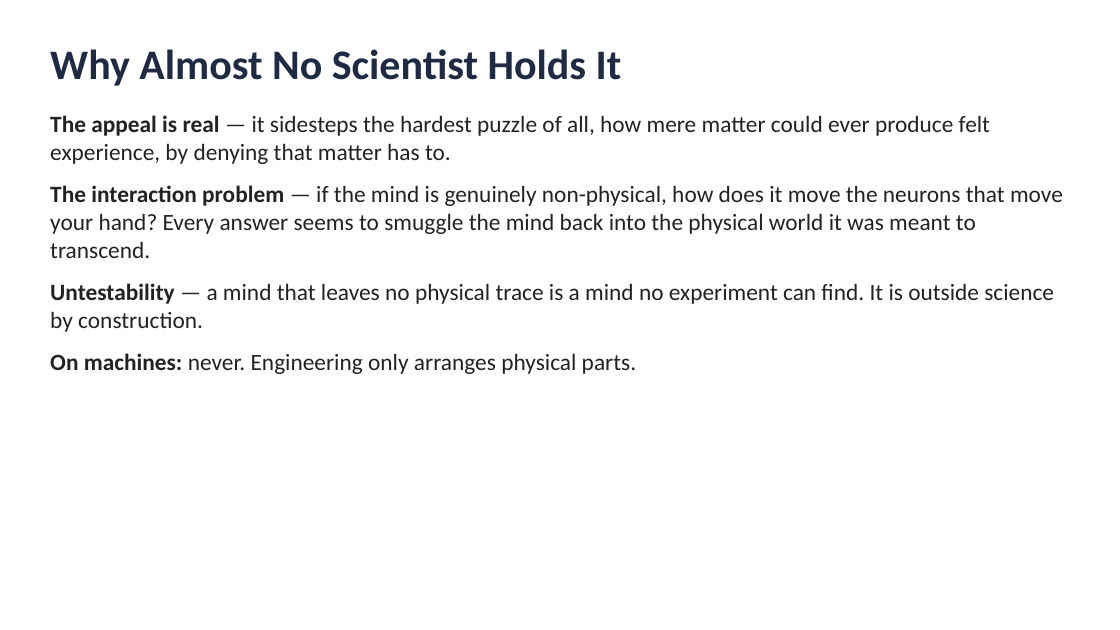
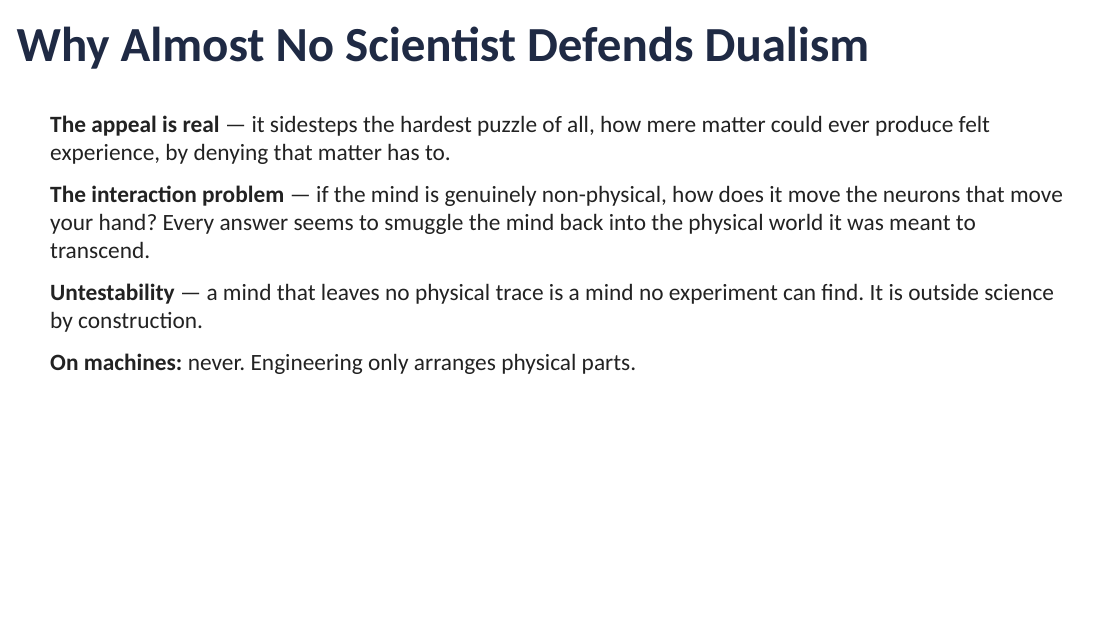
Before and after one commit to jonwillits/intro_to_bcs, a slide deck: slide 13 of mind_and_brain/mind_and_brain_lecture_1.pptx (slide 10 before the commit). Drawn at 1120x630 pixels with LibreOffice and Linux fonts; fonts in the diff are those of the drawing. Boxes give left, top, right and bottom in pixels: in the first picture for what was removed or moved away, otherwise in the second. Text is boxed around its words. In the diff, an @@ line names an element or a change of style, - is before the commit and + after.

```diff
--- a/mind_and_brain/mind_and_brain_lecture_1.pptx
+++ b/mind_and_brain/mind_and_brain_lecture_1.pptx
@@ text at <box>17,26,870,69</box>: text changed; size 36 to 42 pt @@
-Why Almost No Scientist Holds It
+Why Almost No Scientist Defends Dualism
```
Also in this commit, not shown: 19 other slides changed, 9 slides added, 1 slide removed, 24 other files.
